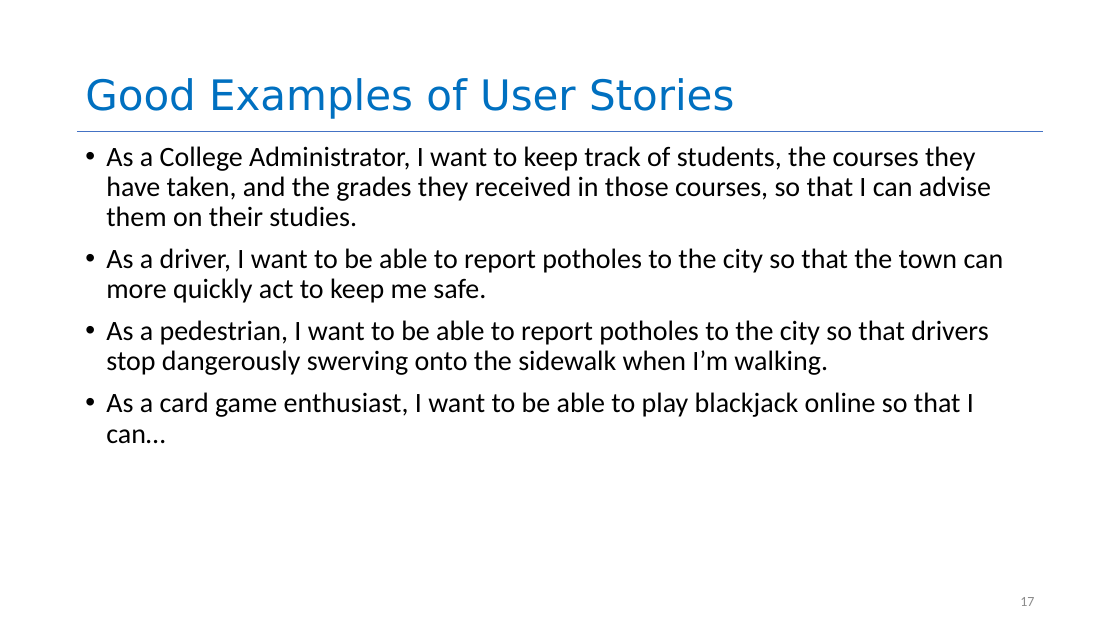
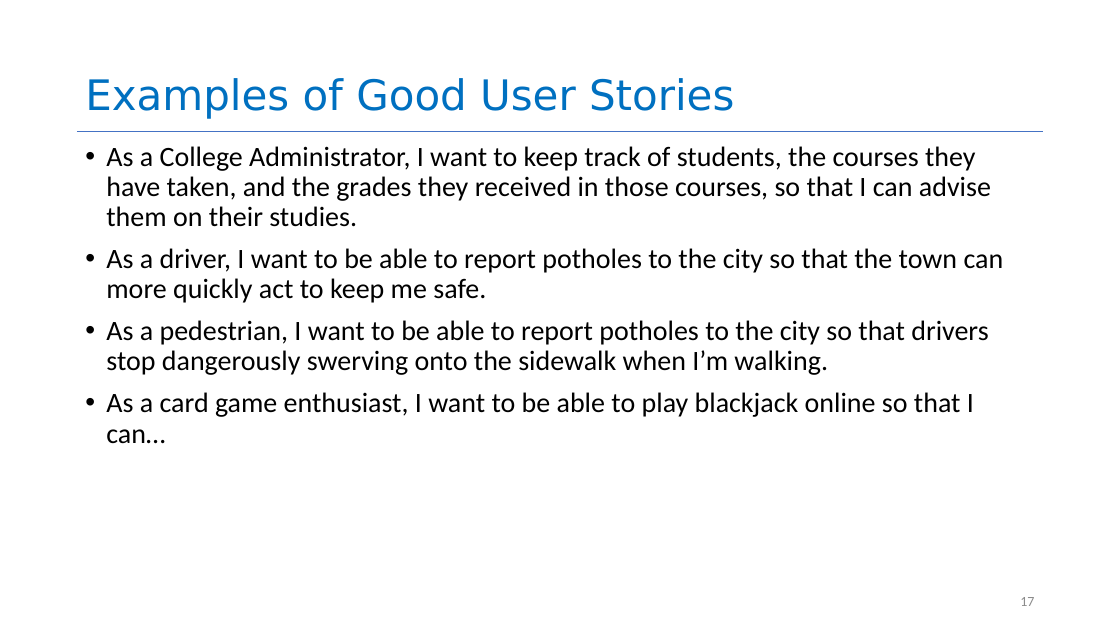
Before and after one commit to neu-se/CS4530-Fall-2026, a slide deck: slide 17 of Slides/Module 01.2 User Stories.pptx. Drawn at 1120x630 pixels with LibreOffice and Linux fonts; fonts in the diff are those of the drawing. Boxes give left, top, right and bottom in pixels: in the first picture for what was removed or moved away, otherwise in the second. Text is boxed around its words. In the diff, an @@ line names an element or a change of style, - is before the commit and + after.

```diff
--- a/Slides/Module 01.2 User Stories.pptx
+++ b/Slides/Module 01.2 User Stories.pptx
@@ title at (85,78,734,119): text changed @@
-Good Examples of User Stories
+Examples of Good User Stories
```
Also in this commit, not shown: 4 other slides changed, 3 other files.
